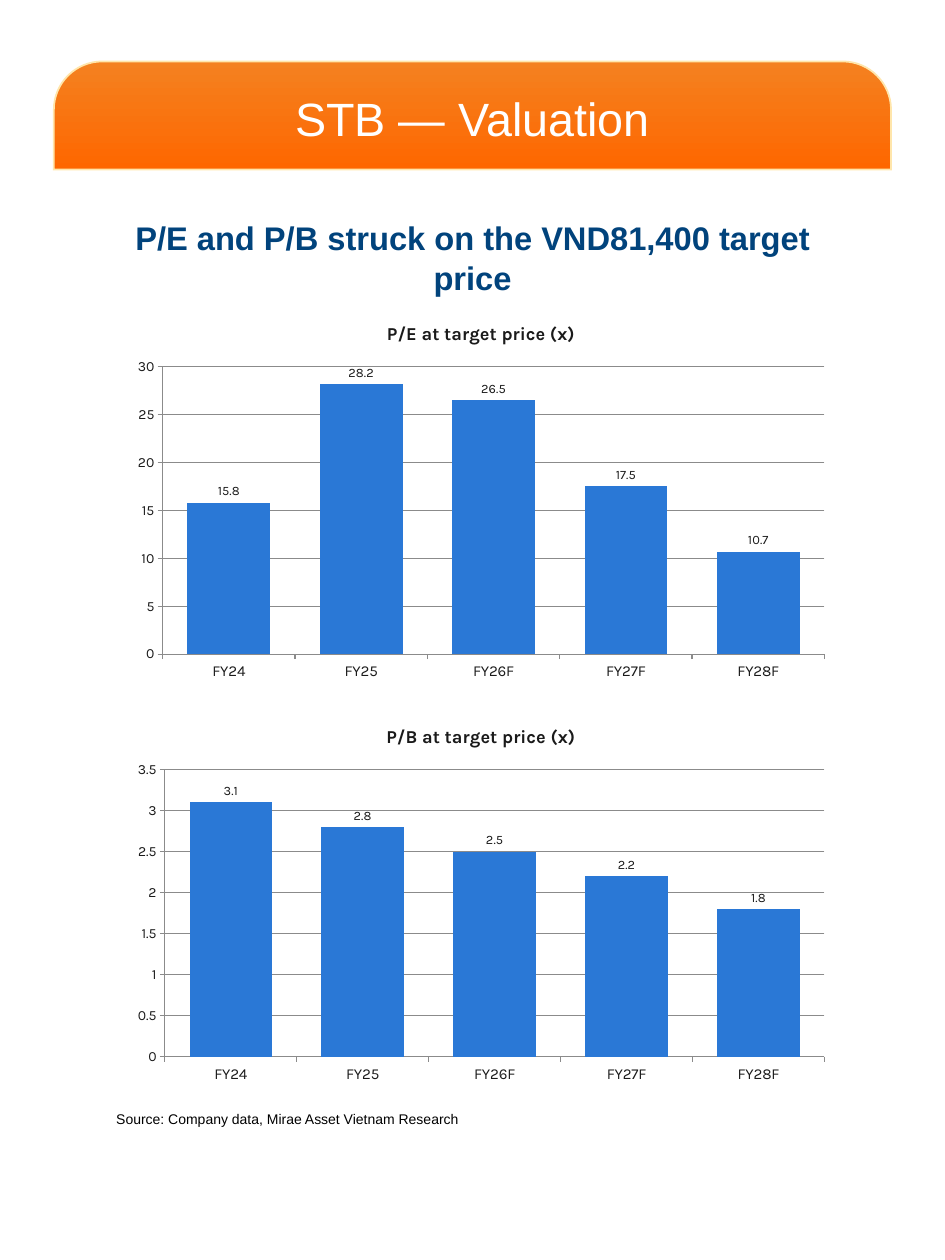
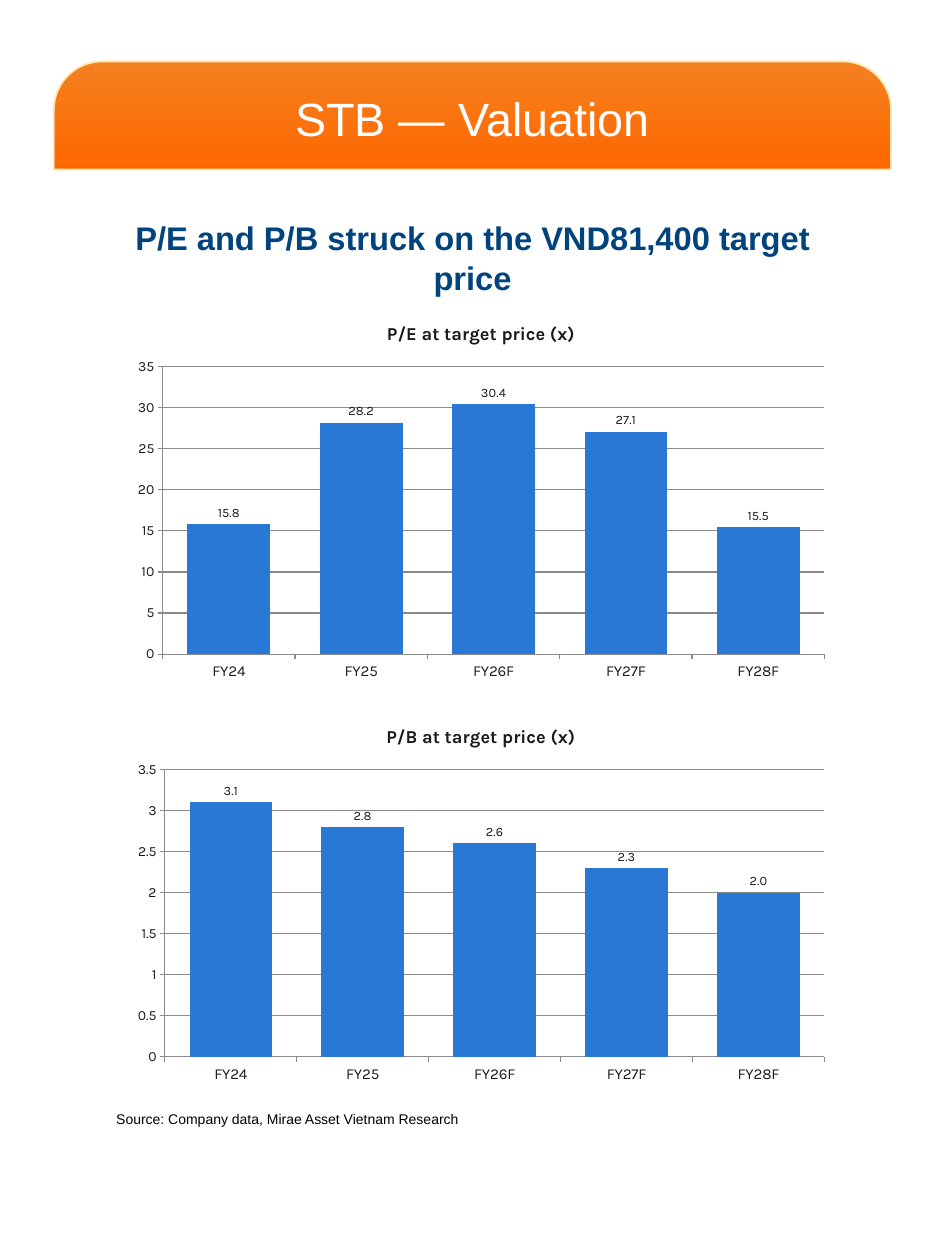
Before and after one commit to datquanton/verbose-guide, a slide deck: slide 4 of MASVN_Mobile_Report_STB_FPT_2Q26_EN_VN.pptx. Drawn at 945x1260 pixels with LibreOffice and Linux fonts; fonts in the diff are those of the drawing; background and template pictures are left out. Boxes give left, top, right and bottom in pixels: in the first picture for what was removed or moved away, otherwise in the second. Text is boxed around its words. In the diff, an @@ line names an element or a change of style, - is before the commit and + after.

```diff
--- a/MASVN_Mobile_Report_STB_FPT_2Q26_EN_VN.pptx
+++ b/MASVN_Mobile_Report_STB_FPT_2Q26_EN_VN.pptx
@@ column chart at (123, 307, 838, 687) @@
@@ P/E at target price (x), FY26F: 26.5 to 30.4 @@
@@ P/E at target price (x), FY27F: 17.5 to 27.1 @@
@@ P/E at target price (x), FY28F: 10.7 to 15.5 @@
@@ column chart at (123, 710, 838, 1090) @@
@@ P/B at target price (x), FY26F: 2.5 to 2.6 @@
@@ P/B at target price (x), FY27F: 2.2 to 2.3 @@
@@ P/B at target price (x), FY28F: 1.8 to 2 @@
```
Also in this commit, not shown: 7 other slides changed, 11 other files.
